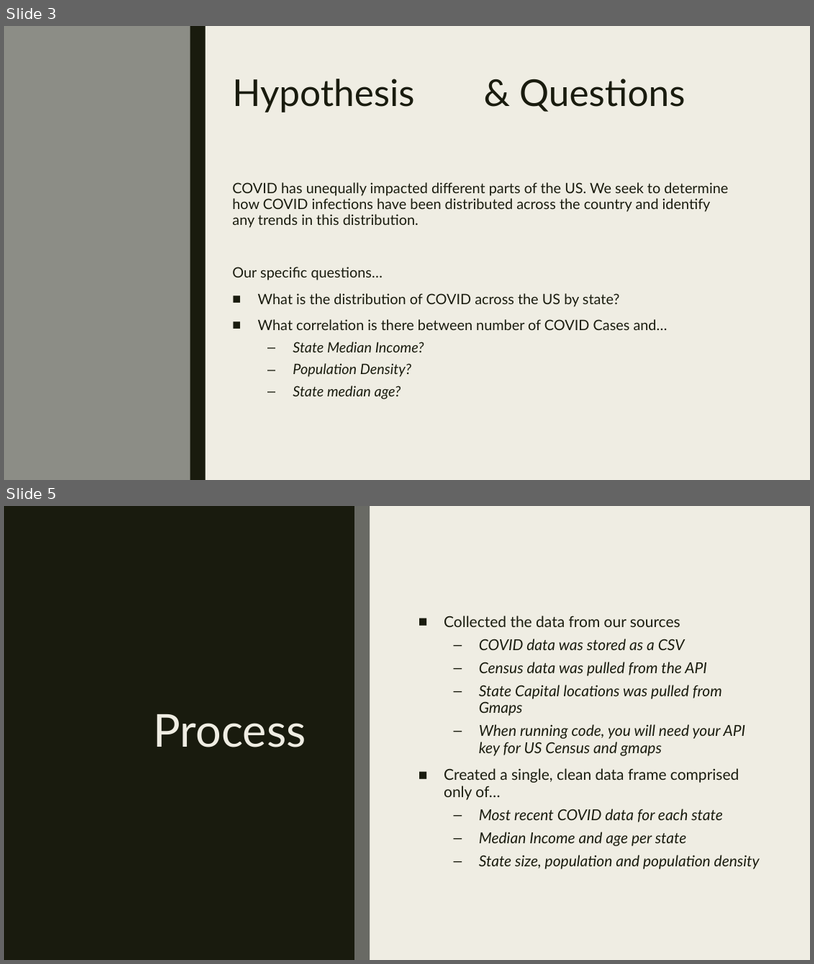
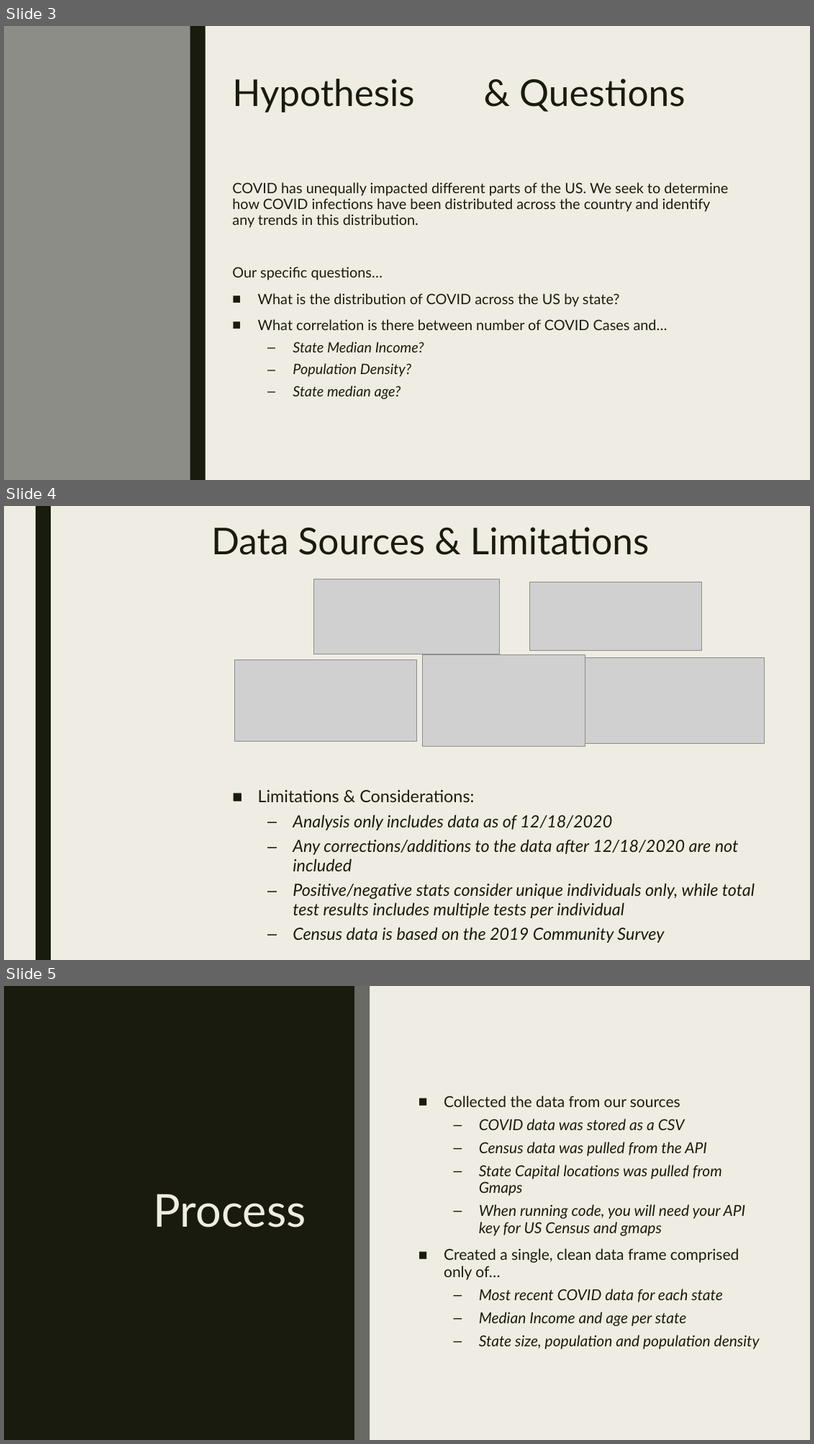
Before and after one commit to lcarbo/US_COVID_Project, a slide deck: COVID_Presentation_0104.pptx. Shown one above the other, each under a label of ours: slides 3 and 5 before the commit, slides 3, 4 and 5 after it; the slides between them are not shown. The pictures are 814x964 and 814x1444 pixels, drawn with LibreOffice and Linux fonts; fonts in the diff are those of the drawing; grey boxes stand for pictures. Boxes give left, top, right and bottom in pixels: in the first picture for what was removed or moved away, otherwise in the second. Text is boxed around its words. In the diff, an @@ line names an element or a change of style, - is before the commit and + after.

Commit message:
updated final ppt

```diff
--- a/COVID_Presentation_0104.pptx
+++ b/COVID_Presentation_0104.pptx
@@ slide 4 added at (4, 506, 810, 960), background #EFEDE3; not listed: 1 template element that a slide beside it also shows @@
@@ title added at (211, 527, 649, 555), 44 pt, text #191B0E @@
+Data Sources & Limitations
@@ picture added at (314, 579, 500, 654) @@
@@ picture added at (530, 582, 702, 650) @@
@@ picture added at (422, 655, 585, 746) @@
@@ picture added at (235, 659, 417, 741) @@
@@ picture added at (581, 657, 765, 743) @@
@@ text added at (258, 789, 755, 942), 20 pt, text #191B0E, italic @@
+■ Limitations & Considerations:
+  – Analysis only includes data as of 12/18/2020
+  – Any corrections/additions to the data after 12/18/2020 are not included
+  – Positive/negative stats consider unique individuals only, while total test results includes multiple tests per individual
+  – Census data is based on the 2019 Community Survey
```
Also in this commit, not shown: 1 slide removed, 1 other file.
